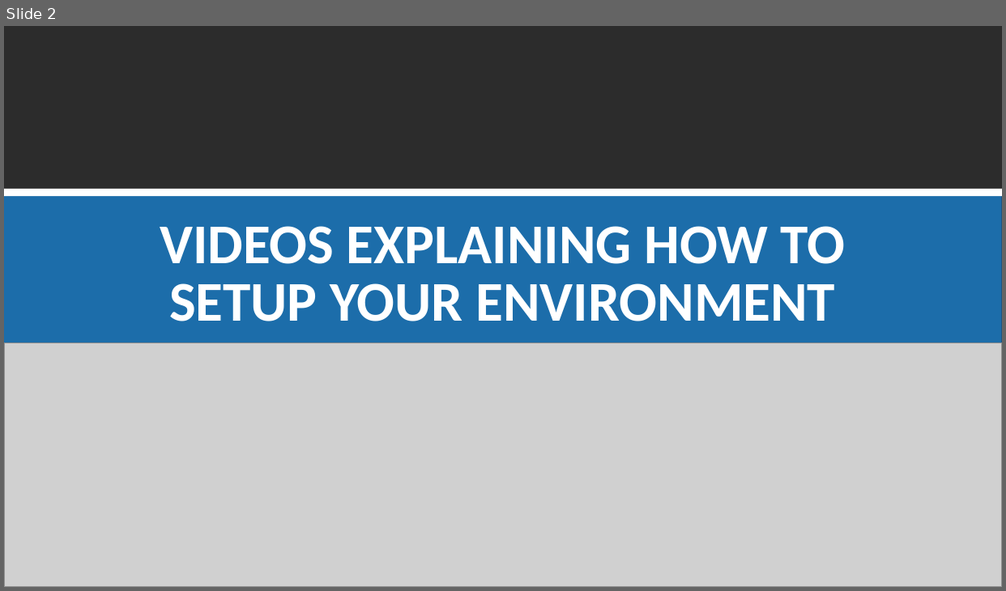
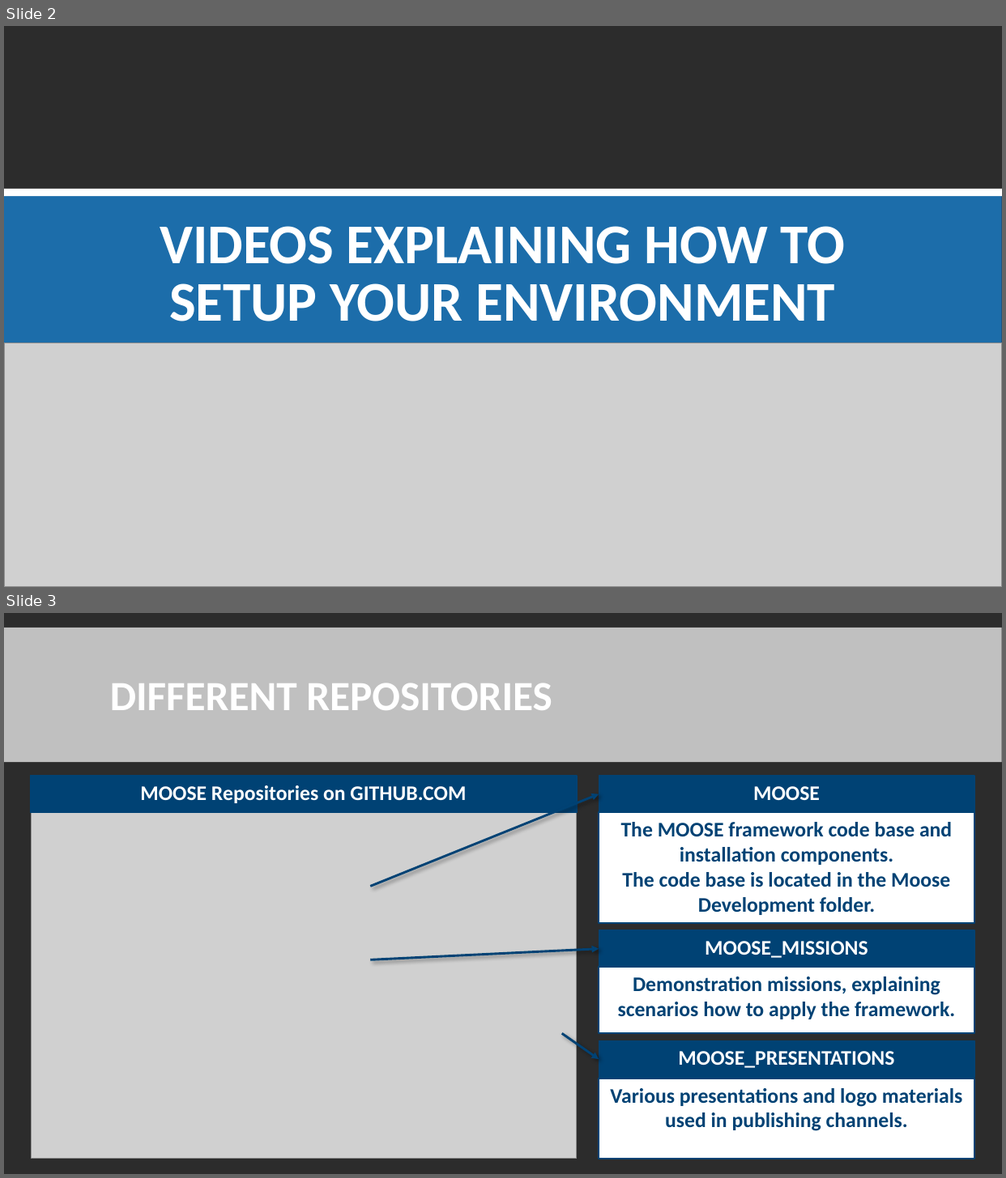
Before and after one commit to FlightControl-Master/MOOSE_PRESENTATIONS, a slide deck: Moose Presentations/SETUP.pptx. Shown one above the other, each under a label of ours: slide 2 before the commit, slides 2 and 3 after it. The pictures are 1006x591 and 1006x1178 pixels, drawn with LibreOffice and Linux fonts; fonts in the diff are those of the drawing; grey boxes stand for pictures; background and template pictures are left out. Boxes give left, top, right and bottom in pixels: in the first picture for what was removed or moved away, otherwise in the second. Text is boxed around its words. In the diff, an @@ line names an element or a change of style, - is before the commit and + after.

```diff
--- a/Moose Presentations/SETUP.pptx
+++ b/Moose Presentations/SETUP.pptx
@@ slide 3 added at bbox=[4, 613, 1002, 1174], background picture (left out) @@
@@ rectangle added at bbox=[4, 628, 1002, 762], fill #FFFFFF at 70% opacity @@
@@ title added at bbox=[110, 683, 552, 710], 40 pt, text #FFFFFF, bold @@
+DIFFERENT REPOSITORIES
@@ rectangle added at bbox=[30, 776, 577, 813], fill #004274, outline #004274 1 pt, 20 pt, text #FFFFFF, bold @@
+MOOSE Repositories on GITHUB.COM
@@ rectangle added at bbox=[599, 776, 975, 813], fill #004274, outline #004274 1 pt, 20 pt, text #FFFFFF, bold @@
+MOOSE
@@ arrow added from (370, 886) to (599, 794), #004274 2.25 pt @@
@@ picture added at bbox=[32, 813, 577, 1160] @@
@@ rectangle added at bbox=[599, 813, 975, 924], fill #FFFFFF, outline #004274 1.5 pt, 20 pt, text #004274, bold @@
+The MOOSE framework code base and installation components.
+The code base is located in the Moose Development folder.
@@ arrow added from (370, 960) to (599, 949), #004274 2.25 pt @@
@@ rectangle added at bbox=[599, 931, 975, 967], fill #004274, outline #004274 1 pt, 20 pt, text #FFFFFF, bold @@
+MOOSE_MISSIONS
@@ rectangle added at bbox=[599, 967, 975, 1033], fill #FFFFFF, outline #004274 1.5 pt, 20 pt, text #004274, bold @@
+Demonstration missions, explaining scenarios how to apply the framework.
@@ arrow added from (562, 1033) to (599, 1059), #004274 2.25 pt @@
@@ rectangle added at bbox=[599, 1041, 975, 1078], fill #004274, outline #004274 1 pt, 20 pt, text #FFFFFF, bold @@
+MOOSE_PRESENTATIONS
@@ rectangle added at bbox=[599, 1079, 975, 1159], fill #FFFFFF, outline #004274 1.5 pt, 20 pt, text #004274, bold @@
+Various presentations and logo materials used in publishing channels.
```
Also in this commit, not shown: 2 slides changed, 4 other slides added, 1 other file.
